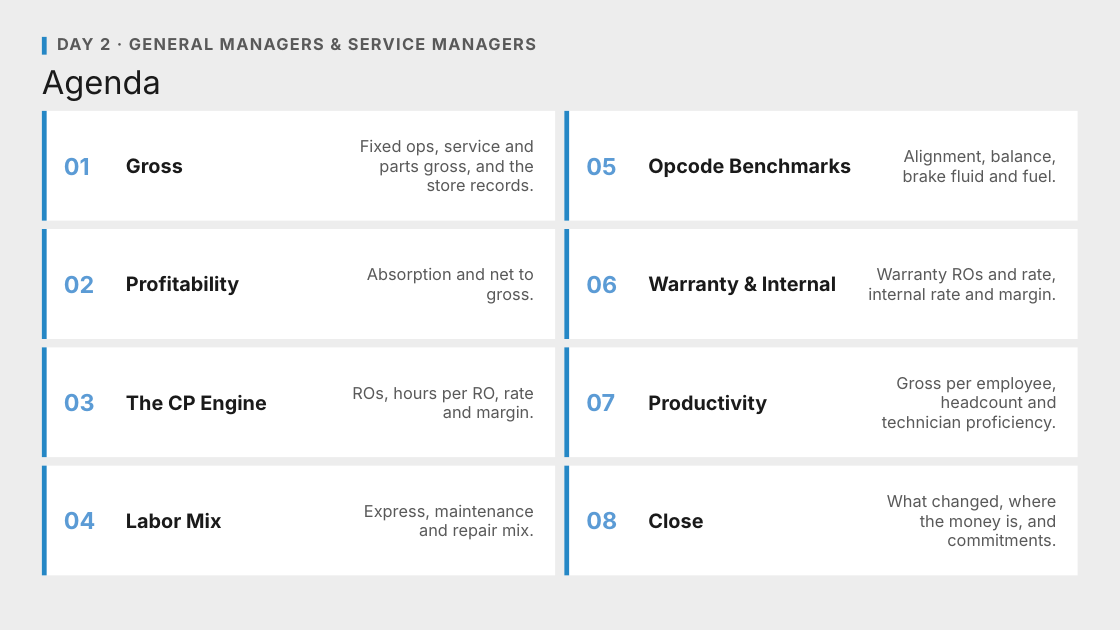
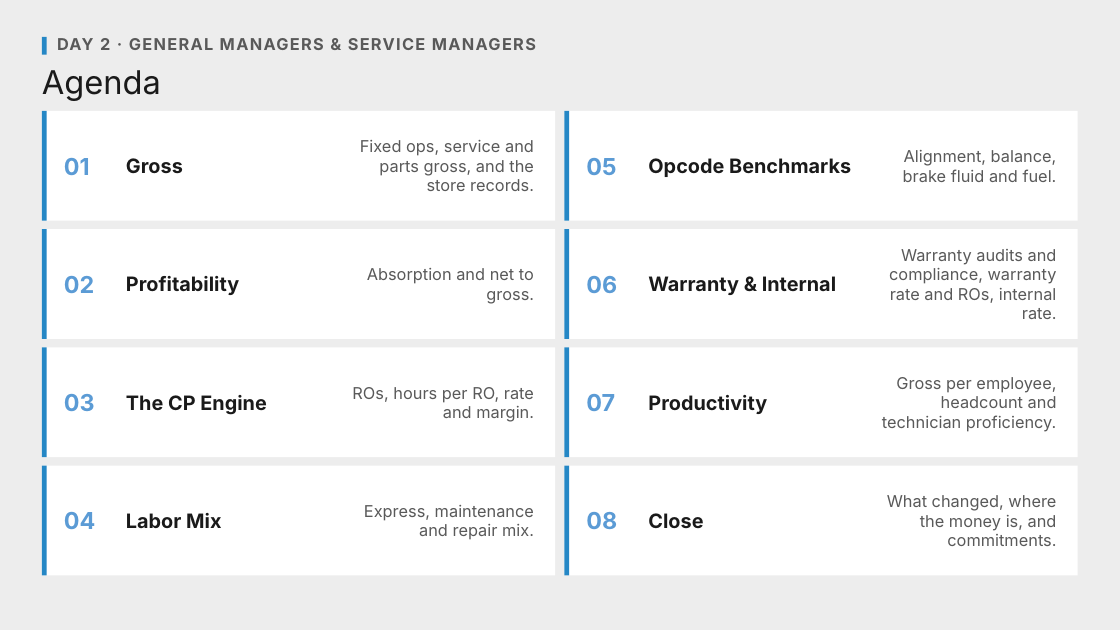
Before and after one commit to Ndresner/Noah, a slide deck: slide 2 of day2-deck/decks/Fixed Ops - Day 2 Example Test Deck.pptx. Drawn at 1120x630 pixels with LibreOffice and Linux fonts; fonts in the diff are those of the drawing. Boxes give left, top, right and bottom in pixels: in the first picture for what was removed or moved away, otherwise in the second. Text is boxed around its words. In the diff, an @@ line names an element or a change of style, - is before the commit and + after.

```diff
--- a/day2-deck/decks/Fixed Ops - Day 2 Example Test Deck.pptx
+++ b/day2-deck/decks/Fixed Ops - Day 2 Example Test Deck.pptx
@@ text at bbox=[889, 249, 1057, 319]: text changed @@
-Warranty ROs and rate, internal rate and margin.
+Warranty audits and compliance, warranty rate and ROs, internal rate.
```
Also in this commit, not shown: 8 other slides changed, 2 slides added, 14 other files.
